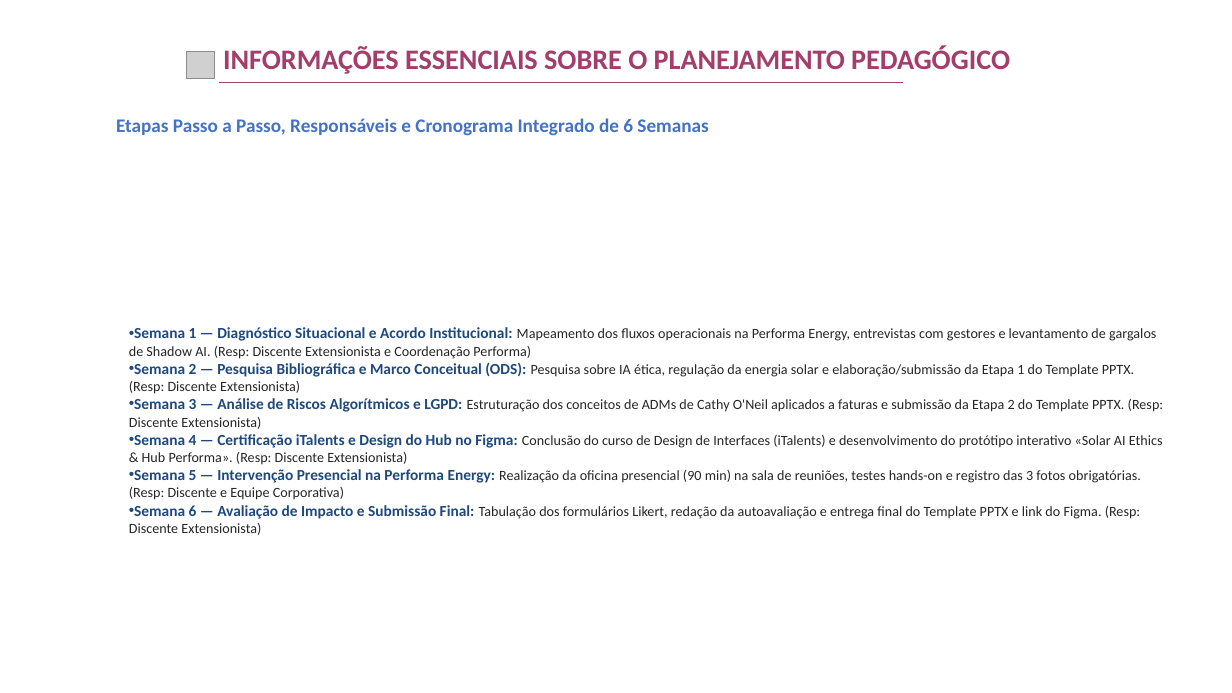
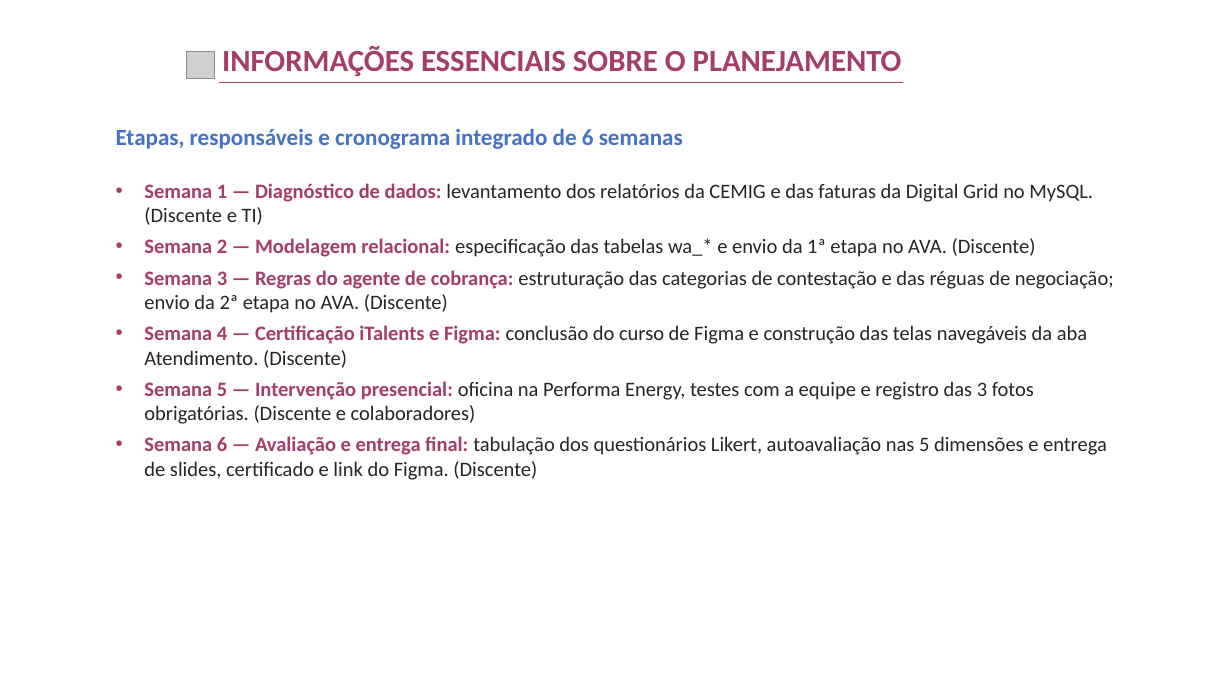
Before and after one commit to rafasants1/apex, a slide deck: slide 13 of TEMPLATE_PREENCHIDO_APEX_V_PERFORMA_ENERGY.pptx. Drawn at 1232x693 pixels with LibreOffice and Linux fonts; fonts in the diff are those of the drawing; grey boxes stand for pictures; background and template pictures are left out. Boxes give left, top, right and bottom in pixels: in the first picture for what was removed or moved away, otherwise in the second. Text is boxed around its words. In the diff, an @@ line names an element or a change of style, - is before the commit and + after.

Commit message:
feat(apex-v): aplicacao integral das correcoes ABNT/layout, pacotes modulares M1/M2 e suite Performalog Atendimento

```diff
--- a/TEMPLATE_PREENCHIDO_APEX_V_PERFORMA_ENERGY.pptx
+++ b/TEMPLATE_PREENCHIDO_APEX_V_PERFORMA_ENERGY.pptx
@@ text at <box>222,46,902,76</box>: text changed; size 22 to 24 pt @@
-INFORMAÇÕES ESSENCIAIS SOBRE O PLANEJAMENTO PEDAGÓGICO
+INFORMAÇÕES ESSENCIAIS SOBRE O PLANEJAMENTO
@@ text at <box>116,129,683,149</box>: text changed; size 15 to 18 pt @@
-Etapas Passo a Passo, Responsáveis e Cronograma Integrado de 6 Semanas
+Etapas, responsáveis e cronograma integrado de 6 semanas
@@ text at <box>144,183,1114,480</box>: text changed; size 11 to 16 pt @@
-• Semana 1 — Diagnóstico Situacional e Acordo Institucional: Mapeamento dos fluxos operacionais na Performa Energy, entrevistas com gestores e levantamento de gargalos de Shadow AI. (Resp: Discente Extensionista e Coordenação Performa)
-• Semana 2 — Pesquisa Bibliográfica e Marco Conceitual (ODS): Pesquisa sobre IA ética, regulação da energia solar e elaboração/submissão da Etapa 1 do Template PPTX. (Resp: Discente Extensionista)
-• Semana 3 — Análise de Riscos Algorítmicos e LGPD: Estruturação dos conceitos de ADMs de Cathy O'Neil aplicados a faturas e submissão da Etapa 2 do Template PPTX. (Resp: Discente Extensionista)
-• Semana 4 — Certificação iTalents e Design do Hub no Figma: Conclusão do curso de Design de Interfaces (iTalents) e desenvolvimento do protótipo interativo «Solar AI Ethics & Hub Performa». (Resp: Discente Extensionista)
-• Semana 5 — Intervenção Presencial na Performa Energy: Realização da oficina presencial (90 min) na sala de reuniões, testes hands-on e registro das 3 fotos obrigatórias. (Resp: Discente e Equipe Corporativa)
-• Semana 6 — Avaliação de Impacto e Submissão Final: Tabulação dos formulários Likert, redação da autoavaliação e entrega final do Template PPTX e link do Figma. (Resp: Discente Extensionista)
+• Semana 1 — Diagnóstico de dados: levantamento dos relatórios da CEMIG e das faturas da Digital Grid no MySQL. (Discente e TI)
+• Semana 2 — Modelagem relacional: especificação das tabelas wa_* e envio da 1ª etapa no AVA. (Discente)
+• Semana 3 — Regras do agente de cobrança: estruturação das categorias de contestação e das réguas de negociação; envio da 2ª etapa no AVA. (Discente)
+• Semana 4 — Certificação iTalents e Figma: conclusão do curso de Figma e construção das telas navegáveis da aba Atendimento. (Discente)
+• Semana 5 — Intervenção presencial: oficina na Performa Energy, testes com a equipe e registro das 3 fotos obrigatórias. (Discente e colaboradores)
+• Semana 6 — Avaliação e entrega final: tabulação dos questionários Likert, autoavaliação nas 5 dimensões e entrega de slides, certificado e link do Figma. (Discente)
```
Also in this commit, not shown: 19 other slides changed, 43 other files.
